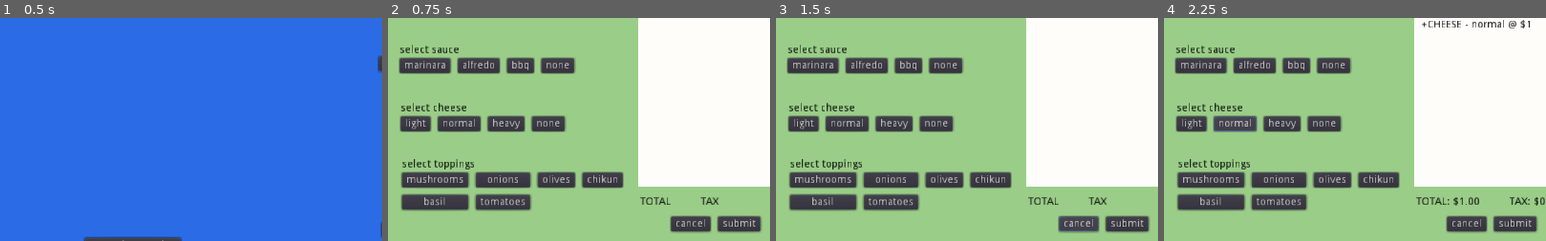
Above: before the commit, frames 1-4 (left to right).
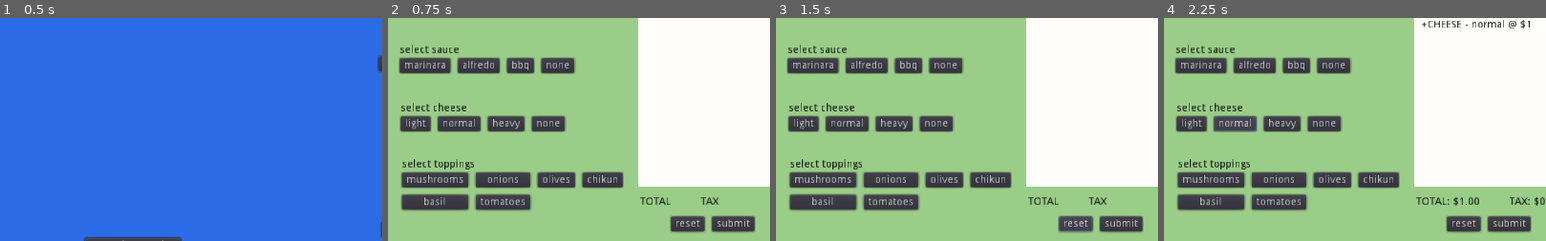
Above: after the commit, the same moments.

Repository: lstebner/pizzatheworld
Game: Godot game, scene res://scenes/PizzaShop.tscn
Two runs of this game, one before a commit and one after it. Both use one fixed random seed, a clock stepped at 60 frames per second and the inputs below.
Inputs:
- Up to frame 1 (0.5 s): no input
- Up to frame 2 (0.75 s): click "go to counter" at 0.5 s
- Up to frame 3 (1.5 s): click "cancel" (after the commit: "reset") at 1.25 s
- Up to frame 4 (2.25 s): click "normal" at 2 s
The pictures show only the part of the screen within x 36-86%, y 42-92%; the shares and areas given below are measured in that part.

Frame 1 is identical in both runs. In frame 2, 0.6% of the frame differs, in the area x 75-98%, y 88-97%; in frame 3, 0.6%; in frame 4, 0.6%.

Commit message:
feat: no cheese button
  adding ability to set 'no cheese' as cheese on pizza

Diff:
--- a/Models.gd
+++ b/Models.gd
@@ -53,6 +53,9 @@
 			cheese = Constants.CHEESES.normal
 		else:
 			cheese = Constants.CHEESES.light
+
+	func setNoCheese():
+		cheese = Constants.CHEESES.none
 
 	func finishPrep():
 		if !isComplete(): return
--- a/scenes/POS.tscn
+++ b/scenes/POS.tscn
@@ -173,16 +173,16 @@
 }
 
 [node name="CancelOrder" type="Button" parent="actions/GridContainer"]
-margin_right = 53.0
+margin_right = 45.0
 margin_bottom = 20.0
-text = "cancel"
+text = "reset"
 __meta__ = {
 "_edit_use_anchors_": false
 }
 
 [node name="SubmitOrder" type="Button" parent="actions/GridContainer"]
-margin_left = 63.0
-margin_right = 120.0
+margin_left = 55.0
+margin_right = 112.0
 margin_bottom = 20.0
 text = "submit"
 __meta__ = {
--- a/scenes/PizzaShop.tscn
+++ b/scenes/PizzaShop.tscn
@@ -99,7 +99,7 @@
 position = Vector2( 1320.02, 1126.95 )
 
 [node name="Counter" parent="locations" instance=ExtResource( 4 )]
-position = Vector2( 14.1788, 1122.16 )
+position = Vector2( 14.1788, 1121.77 )
 
 [node name="CurrentSceneCamera" type="Camera2D" parent="."]
 anchor_mode = 0
--- a/scenes/PizzaStation.gd
+++ b/scenes/PizzaStation.gd
@@ -13,11 +13,13 @@
 	resetPizzaInProgress() #initializes object properties
 
 	var addCheeseButton = $Cheeses/HBoxContainer/AddCheeseButton
+	var noCheeseButton = $Cheeses/HBoxContainer/NoCheeseButton
 	var nextReceiptButton = $Receipt/VBoxContainer/HBoxContainer/NextReceipt
 	var previousReceiptButton = $Receipt/VBoxContainer/HBoxContainer/PrevReceipt
 	var completedReceiptButton = $Receipt/VBoxContainer/HBoxContainer/CompletedReceipt
 
 	addCheeseButton.connect("pressed", self, "_on_add_cheese_button_pressed")
+	noCheeseButton.connect("pressed", self, "_on_no_cheese_button_pressed")
 	nextReceiptButton.connect("pressed", self, "incrementCurrentReceiptIndex")
 	previousReceiptButton.connect("pressed", self, "decrementCurrentReceiptIndex")
 	completedReceiptButton.connect("pressed", self, "markCurrentReceiptCompleted")
@@ -143,6 +145,17 @@
 
 	displayFlashMessage("using a %s amount of cheese" % Constants.CHEESES.keys()[pizzaInProgress.cheese])
 
+func _on_no_cheese_button_pressed():
+	if !pizzaInProgress.isSauceSet():
+		displayFlashMessage("choose sauce first")
+		return
+	elif pizzaInProgress.hasToppings():
+		displayFlashMessage("can't change cheese after toppings are added")
+		return
+
+	pizzaInProgress.setNoCheese()
+	displayFlashMessage("no cheese")
+
 # Called every frame. 'delta' is the elapsed time since the previous frame.
 func _process(delta):
 	if pizzaInProgress.isSizeSet():
--- a/scenes/PizzaStation.tscn
+++ b/scenes/PizzaStation.tscn
@@ -187,6 +187,12 @@
 margin_right = 85.0
 margin_bottom = 40.0
 text = "add cheese"
+
+[node name="NoCheeseButton" type="Button" parent="Cheeses/HBoxContainer"]
+margin_left = 99.0
+margin_right = 177.0
+margin_bottom = 40.0
+text = "no cheese"
 
 [node name="Receipt" type="Node2D" parent="."]
 position = Vector2( 193.882, 33.9028 )
